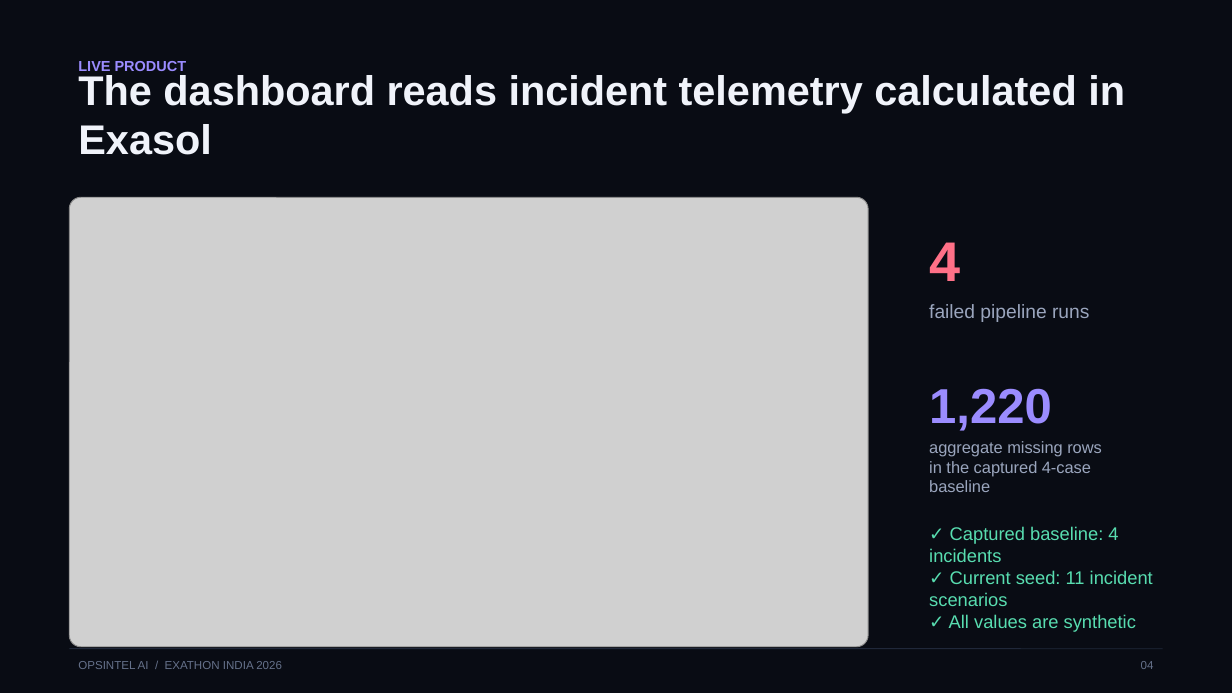
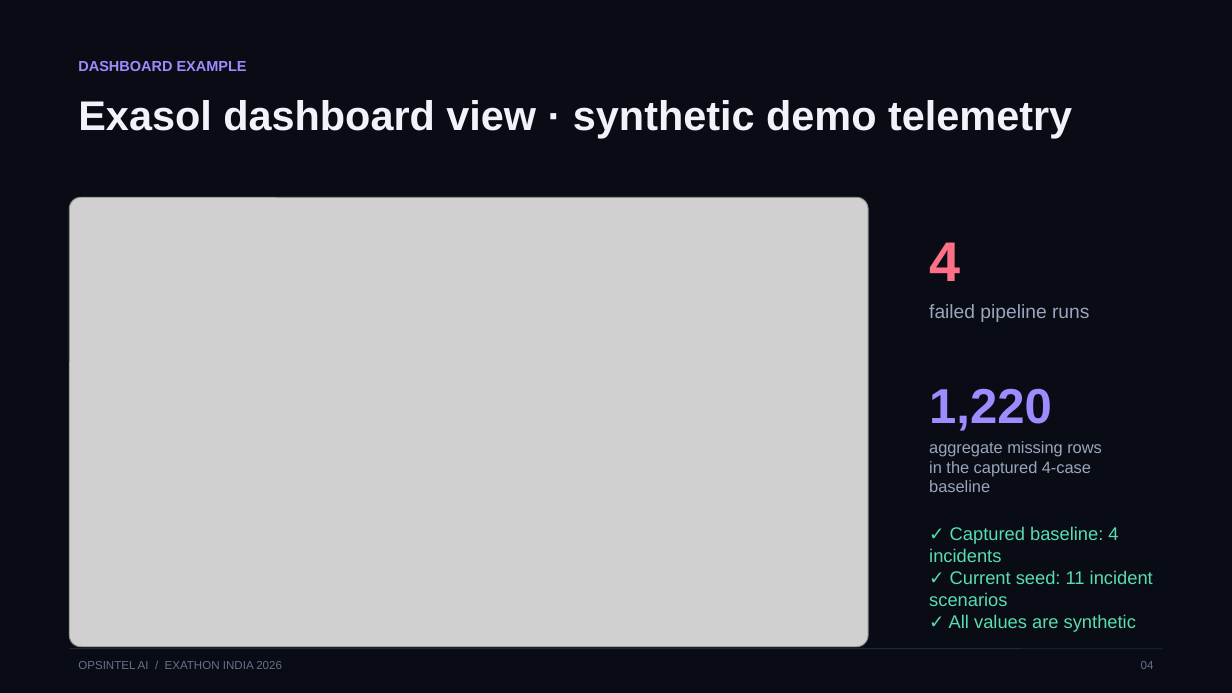
Before and after one commit to Anafa-thabassum/opsintel-ai, a slide deck: slide 4 of submission/opsintel-ai-pitch-deck.pptx. Drawn at 1232x693 pixels with LibreOffice and Linux fonts; fonts in the diff are those of the drawing; grey boxes stand for pictures. Boxes give left, top, right and bottom in pixels: in the first picture for what was removed or moved away, otherwise in the second. Text is boxed around its words. In the diff, an @@ line names an element or a change of style, - is before the commit and + after.

```diff
--- a/submission/opsintel-ai-pitch-deck.pptx
+++ b/submission/opsintel-ai-pitch-deck.pptx
@@ text at [78,61,247,71]: text changed @@
-LIVE PRODUCT
+DASHBOARD EXAMPLE
@@ text at [78,100,1072,138]: text changed @@
-The dashboard reads incident telemetry calculated in Exasol
+Exasol dashboard view · synthetic demo telemetry
```
Also in this commit, not shown: 9 other slides changed, 15 other files.
